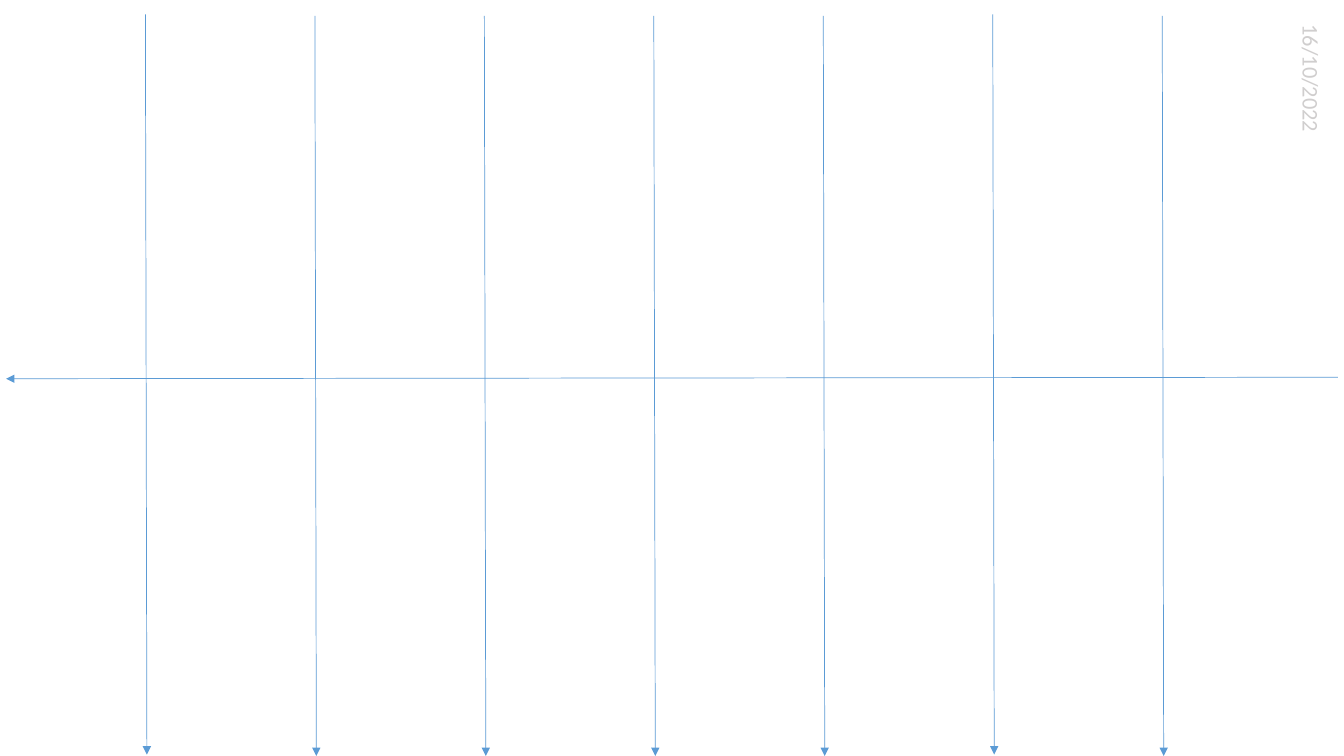
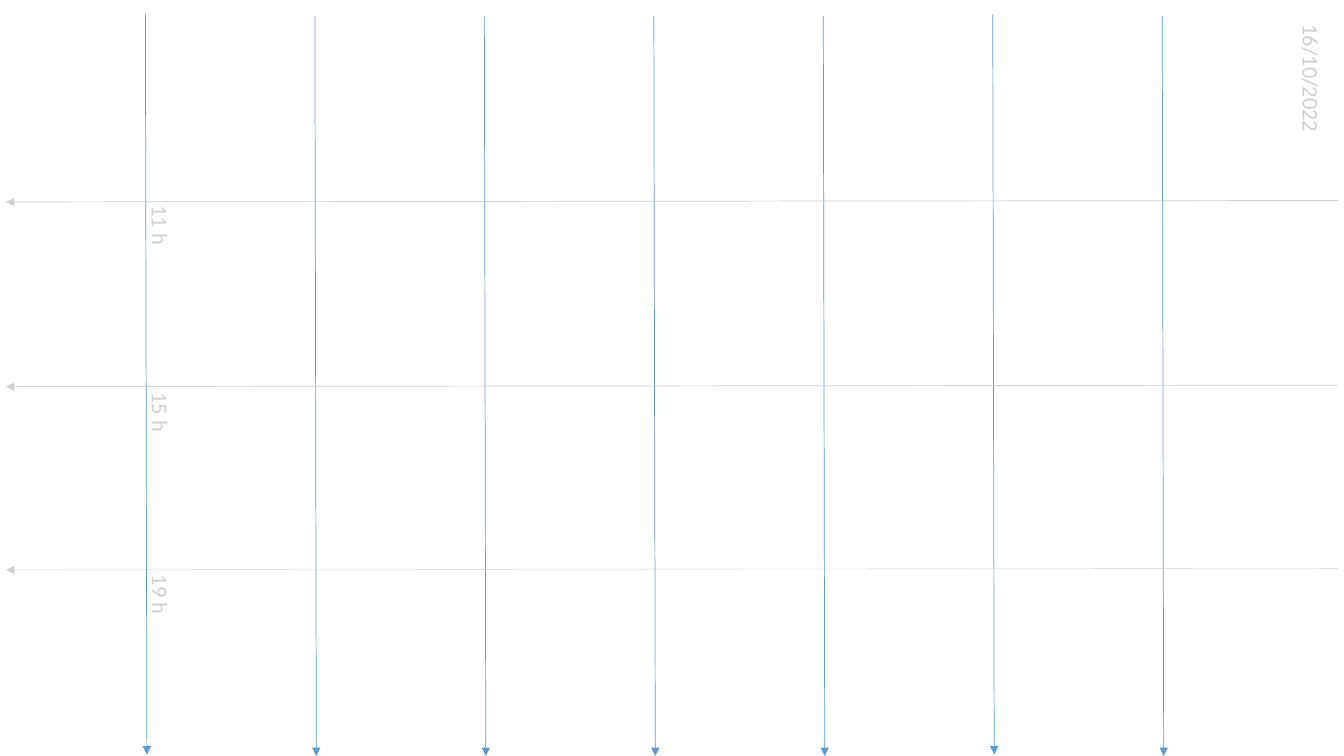
Before and after one commit to MUnilink/cubos, a slide deck: slide 1 of tempimento.pptx. Drawn at 1344x756 pixels with LibreOffice and Linux fonts; fonts in the diff are those of the drawing. Boxes give left, top, right and bottom in pixels: in the first picture for what was removed or moved away, otherwise in the second. Text is boxed around its words. In the diff, an @@ line names an element or a change of style, - is before the commit and + after.

Commit message:
TIMELINE

```diff
--- a/tempimento.pptx
+++ b/tempimento.pptx
@@ arrow added from (1338, 201) to (6, 202), #D0CECE 0.5 pt @@
@@ text added at (x1=146, y1=208, x2=173, y2=243), 16 pt, text #D0CECE @@
+11 h
@@ arrow moved from (1338, 377) - (6, 379) to (1338, 385) - (6, 387) @@
@@ arrow (1338, 385) - (6, 387): stroke #5B9BD5 0.5 pt to #D0CECE 0.5 pt @@
@@ text added at (x1=146, y1=394, x2=173, y2=432), 16 pt, text #D0CECE @@
+15 h
@@ arrow added from (1338, 569) to (6, 570), #D0CECE 0.25 pt @@
@@ text added at (x1=146, y1=577, x2=173, y2=615), 16 pt, text #D0CECE @@
+19 h
```
